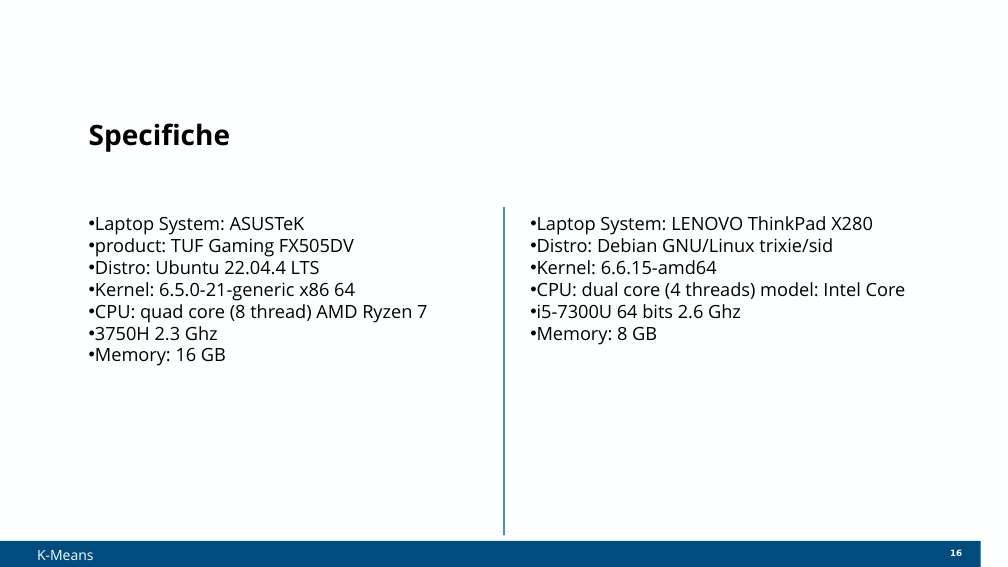
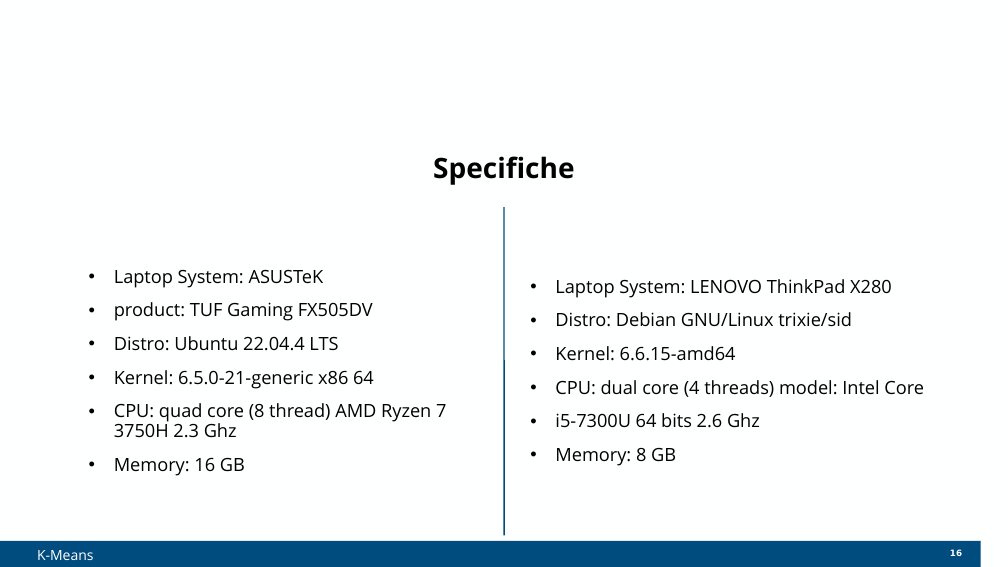
Before and after one commit to Elia-dev/ParallelProgramming, a slide deck: slide 16 of PPpresentation.pptx. Drawn at 1008x567 pixels with LibreOffice and Linux fonts; fonts in the diff are those of the drawing; background and template pictures are left out. Boxes give left, top, right and bottom in pixels: in the first picture for what was removed or moved away, otherwise in the second. Text is boxed around its words. In the diff, an @@ line names an element or a change of style, - is before the commit and + after.

```diff
--- a/PPpresentation.pptx
+++ b/PPpresentation.pptx
@@ title "Specifiche" moved from (x1=89, y1=123, x2=230, y2=152) to (x1=433, y1=156, x2=574, y2=185) @@
@@ title "Specifiche" at (x1=433, y1=156, x2=574, y2=185): alignment left to centre; vertical alignment top to middle @@
@@ text "Laptop System: ASUSTeK" at (x1=114, y1=270, x2=446, y2=476): vertical alignment top to middle @@
@@ text "Laptop System: LENOVO ThinkPad X280" at (x1=555, y1=279, x2=924, y2=466): vertical alignment top to middle @@
@@ text at (x1=114, y1=403, x2=446, y2=438): text changed @@
-• CPU: quad core (8 thread) AMD Ryzen 7
-• 3750H 2.3 Ghz
+• CPU: quad core (8 thread) AMD Ryzen 7 3750H 2.3 Ghz
```
Also in this commit, not shown: 27 other slides changed, 1 other file.
